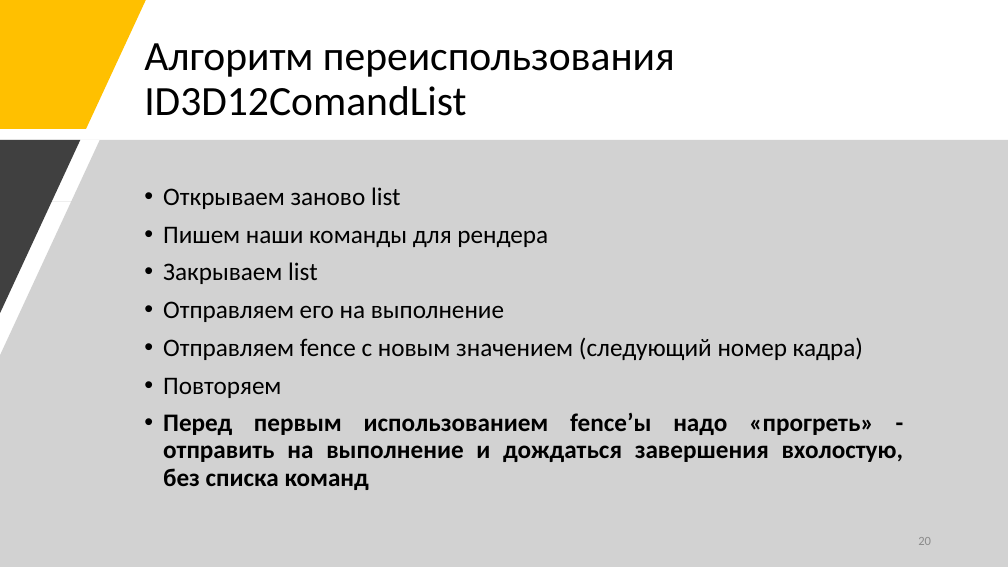
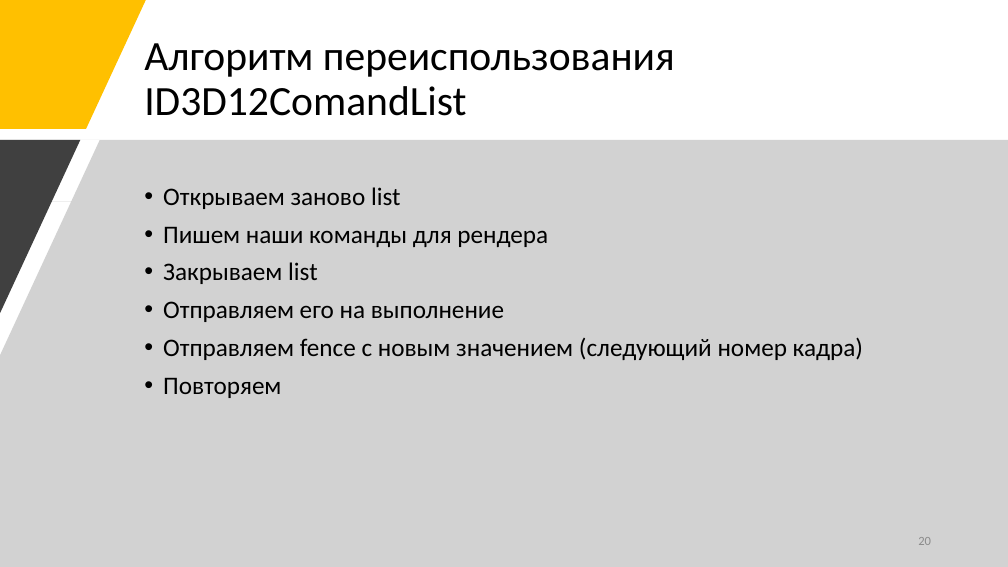
Before and after one commit to anthark/DX12Tutorial, a slide deck: slide 20 of Doc/RU/13.DirectX 12 Инициализация.pptx. Drawn at 1008x567 pixels with LibreOffice and Linux fonts; fonts in the diff are those of the drawing. Boxes give left, top, right and bottom in pixels: in the first picture for what was removed or moved away, otherwise in the second. Text is boxed around its words. In the diff, an @@ line names an element or a change of style, - is before the commit and + after.

Commit message:
Remove unnecessary fence warm-up (actually don't use -1 as initial value (use 0 instead) and everything will be OK)

```diff
--- a/Doc/RU/13.DirectX 12 Инициализация.pptx
+++ b/Doc/RU/13.DirectX 12 Инициализация.pptx
@@ text at [163,413,904,490]: paragraph removed @@
-• Перед первым использованием fence’ы надо «прогреть» - отправить на выполнение и дождаться завершения вхолостую, без списка команд
```
Also in this commit, not shown: 2 other files.
